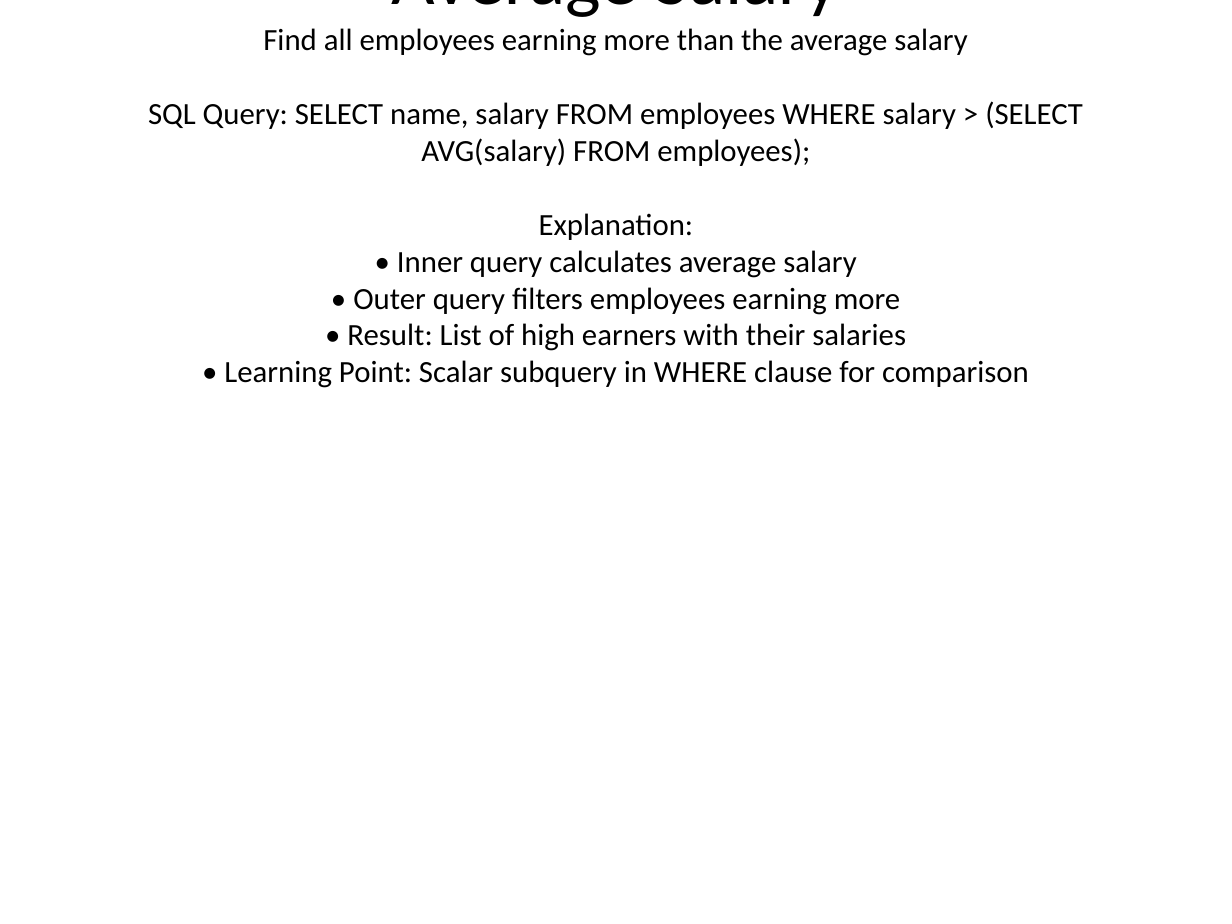
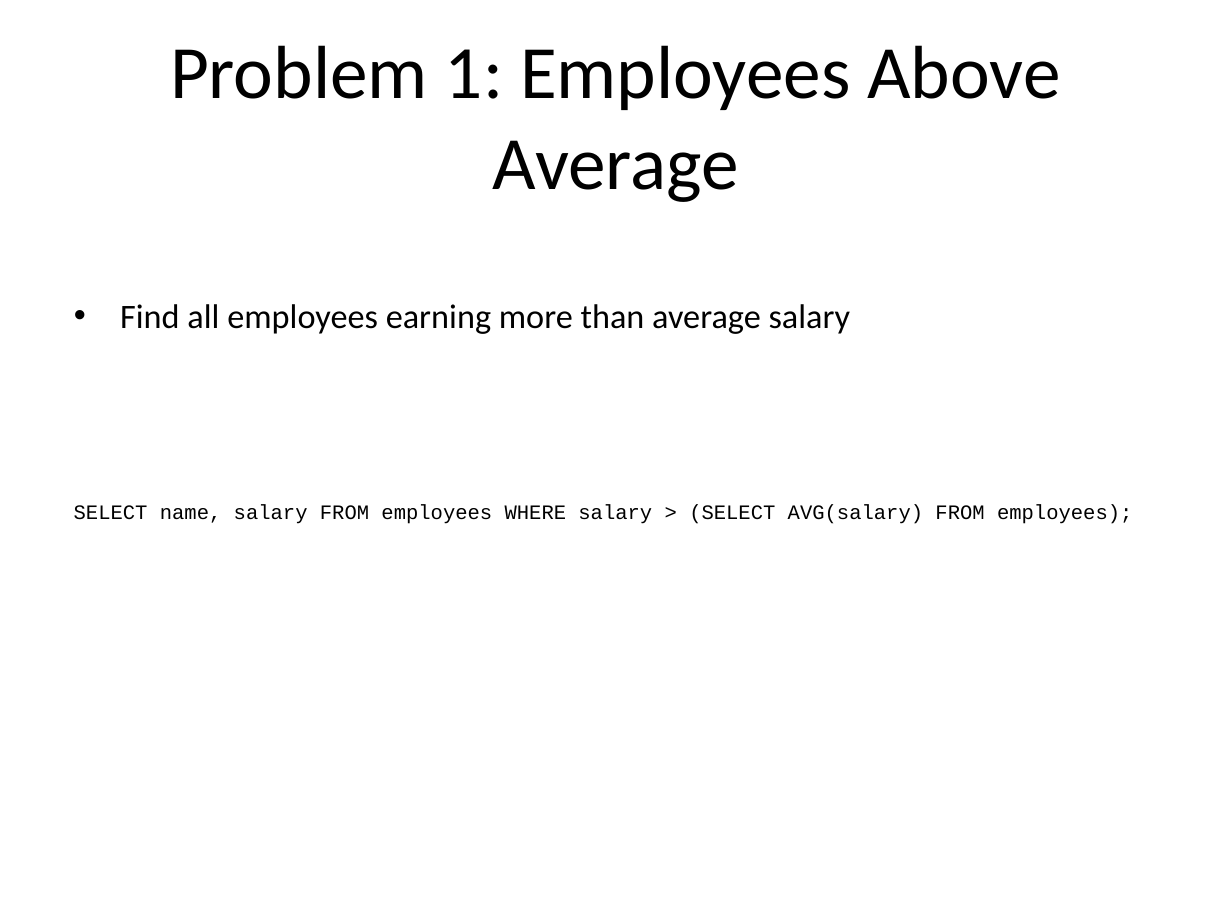
Before and after one commit to parth5012/cron-system, a slide deck: slide 6 of static/sql-subqueries-presentation/SQL_Subqueries_Presentation.pptx. Drawn at 1232x924 pixels with LibreOffice and Linux fonts; fonts in the diff are those of the drawing. Boxes give left, top, right and bottom in pixels: in the first picture for what was removed or moved away, otherwise in the second. Text is boxed around its words. In the diff, an @@ line names an element or a change of style, - is before the commit and + after.

```diff
--- a/static/sql-subqueries-presentation/SQL_Subqueries_Presentation.pptx
+++ b/static/sql-subqueries-presentation/SQL_Subqueries_Presentation.pptx
@@ title at <box>170,45,1060,202</box>: text changed; size 18 to 44 pt @@
-Problem 1: Employees Above Average Salary
-Find all employees earning more than the average salary
-SQL Query: SELECT name, salary FROM employees WHERE salary > (SELECT AVG(salary) FROM employees);
-Explanation:
-• Inner query calculates average salary
-• Outer query filters employees earning more
-• Result: List of high earners with their salaries
-• Learning Point: Scalar subquery in WHERE clause for comparison
+Problem 1: Employees Above Average
@@ text added at <box>120,304,851,334</box>, 20 pt, text #000000 @@
+• Find all employees earning more than average salary
@@ text added at <box>74,504,1132,524</box>, 12 pt, text #000000 @@
+SELECT name, salary FROM employees WHERE salary > (SELECT AVG(salary) FROM employees);
```
Also in this commit, not shown: 14 other slides changed.
